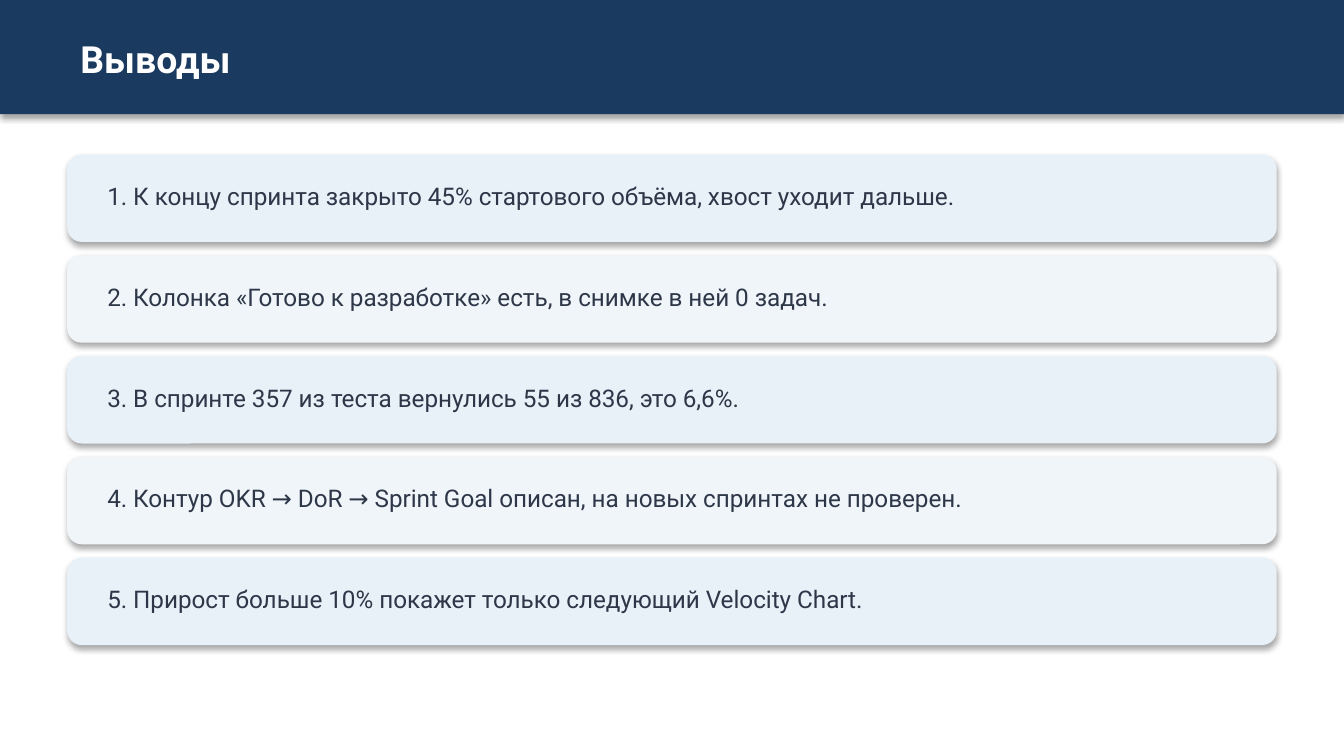
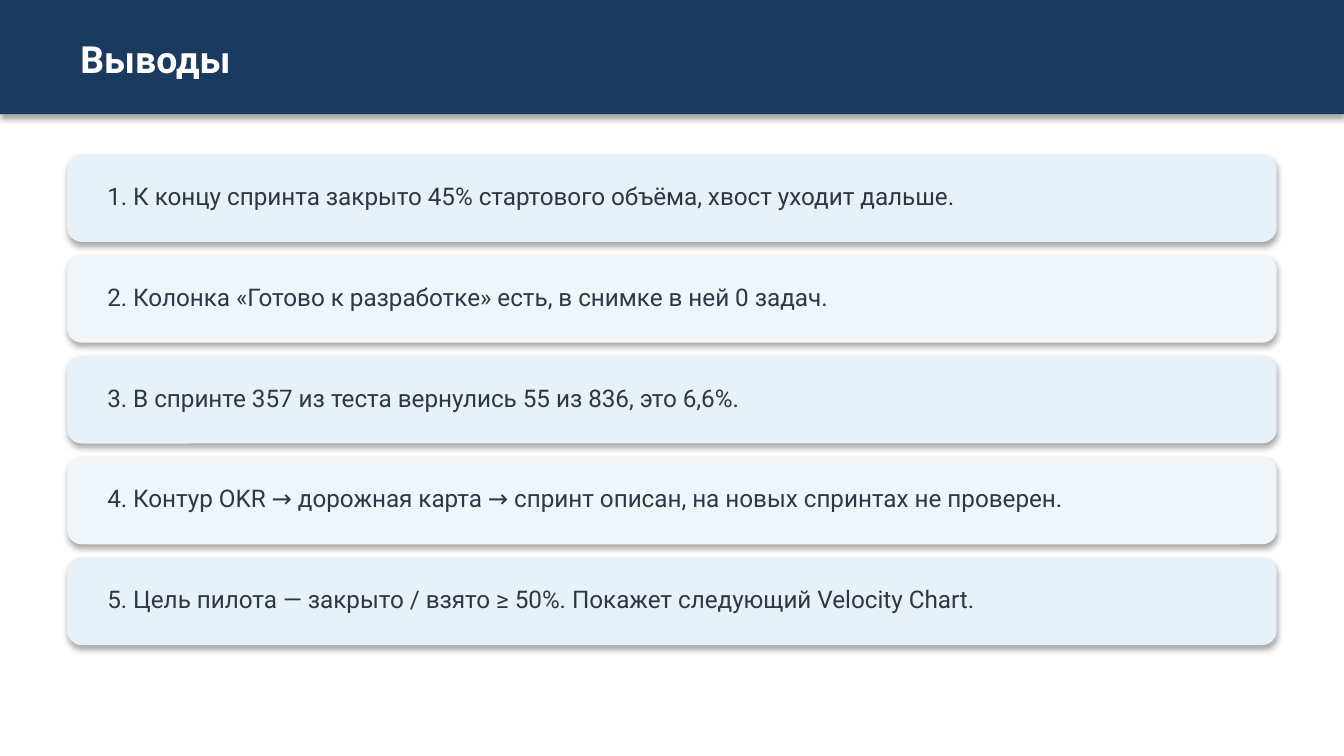
Before and after one commit to camelot270/otus_work, a slide deck: slide 17 of docs/Zashita_proekta_Skvoznoe_planirovanie.pptx. Drawn at 1344x756 pixels with LibreOffice and Linux fonts; fonts in the diff are those of the drawing. Boxes give left, top, right and bottom in pixels: in the first picture for what was removed or moved away, otherwise in the second. Text is boxed around its words. In the diff, an @@ line names an element or a change of style, - is before the commit and + after.

```diff
--- a/docs/Zashita_proekta_Skvoznoe_planirovanie.pptx
+++ b/docs/Zashita_proekta_Skvoznoe_planirovanie.pptx
@@ text at bbox=[107, 489, 1062, 512]: text changed @@
-4. Контур OKR → DoR → Sprint Goal описан, на новых спринтах не проверен.
+4. Контур OKR → дорожная карта → спринт описан, на новых спринтах не проверен.
@@ text at bbox=[107, 589, 974, 613]: text changed @@
-5. Прирост больше 10% покажет только следующий Velocity Chart.
+5. Цель пилота — закрыто / взято ≥ 50%. Покажет следующий Velocity Chart.
```
Also in this commit, not shown: 6 other slides changed.
